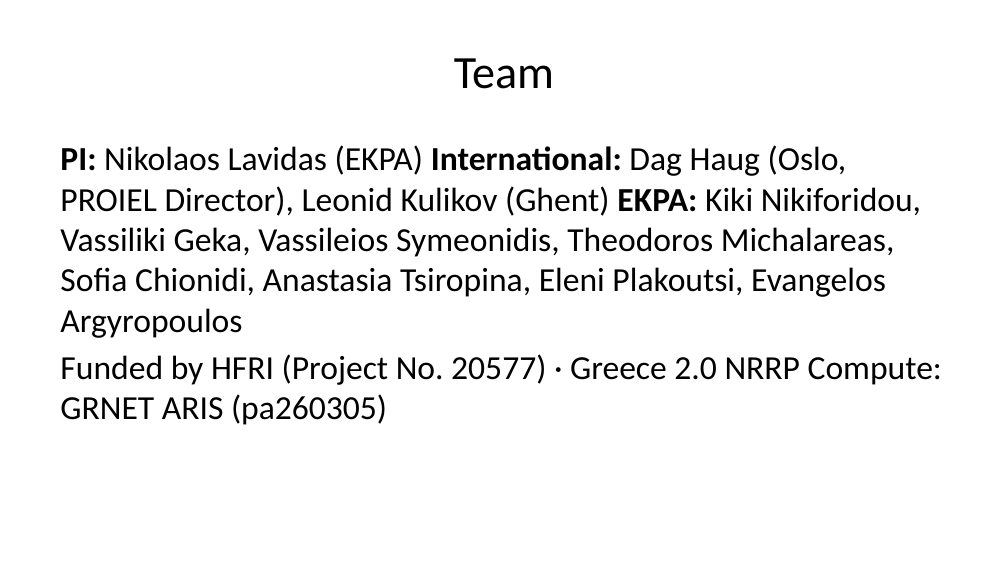
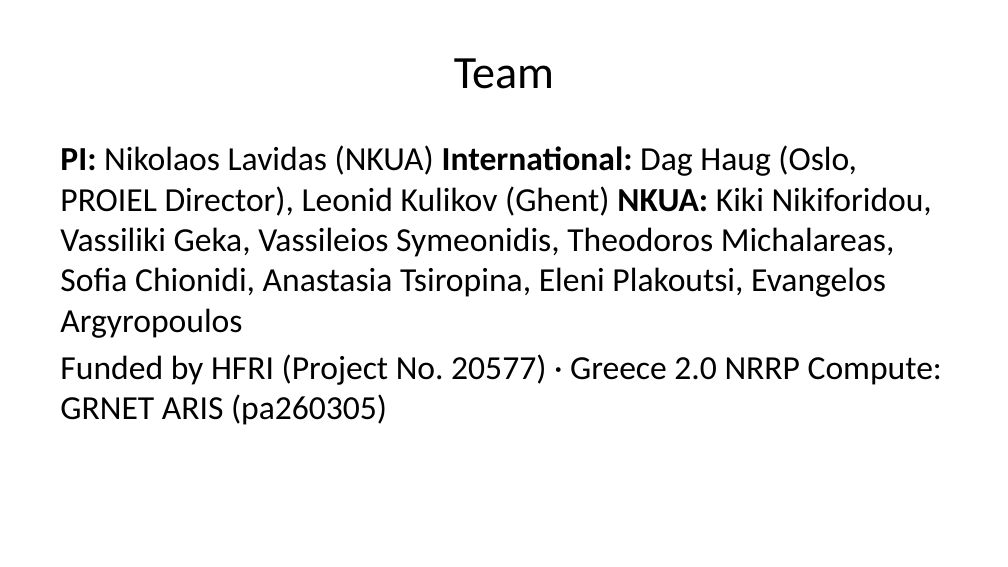
Before and after one commit to AthDGC/AthDGC.github.io, a slide deck: slide 9 of slides/cidl_2026.pptx. Drawn at 1008x567 pixels with LibreOffice and Linux fonts; fonts in the diff are those of the drawing. Boxes give left, top, right and bottom in pixels: in the first picture for what was removed or moved away, otherwise in the second. Text is boxed around its words. In the diff, an @@ line names an element or a change of style, - is before the commit and + after.

```diff
--- a/slides/cidl_2026.pptx
+++ b/slides/cidl_2026.pptx
@@ text at (x1=60, y1=145, x2=932, y2=338): text changed @@
-PI: Nikolaos Lavidas (EKPA) International: Dag Haug (Oslo, PROIEL Director), Leonid Kulikov (Ghent) EKPA: Kiki Nikiforidou, Vassiliki Geka, Vassileios Symeonidis, Theodoros Michalareas, Sofia Chionidi, Anastasia Tsiropina, Eleni Plakoutsi, Evangelos Argyropoulos
+PI: Nikolaos Lavidas (NKUA) International: Dag Haug (Oslo, PROIEL Director), Leonid Kulikov (Ghent) NKUA: Kiki Nikiforidou, Vassiliki Geka, Vassileios Symeonidis, Theodoros Michalareas, Sofia Chionidi, Anastasia Tsiropina, Eleni Plakoutsi, Evangelos Argyropoulos
```
Also in this commit, not shown: 21 other files.
